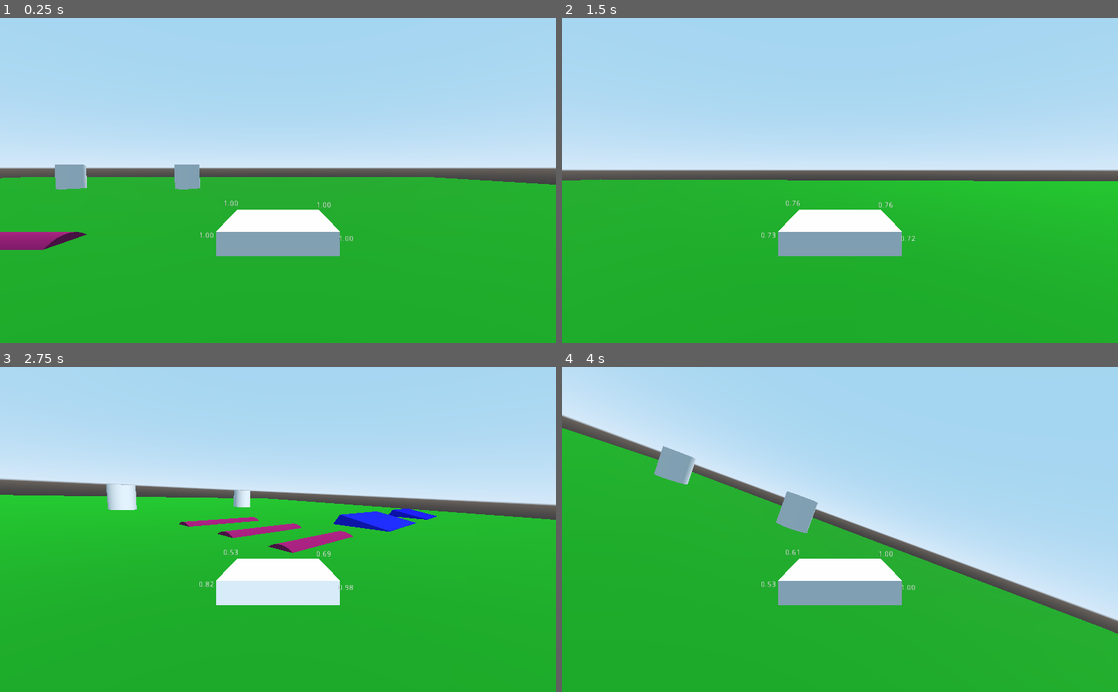
Above: before the commit, frames 1-4 (two rows, left to right).
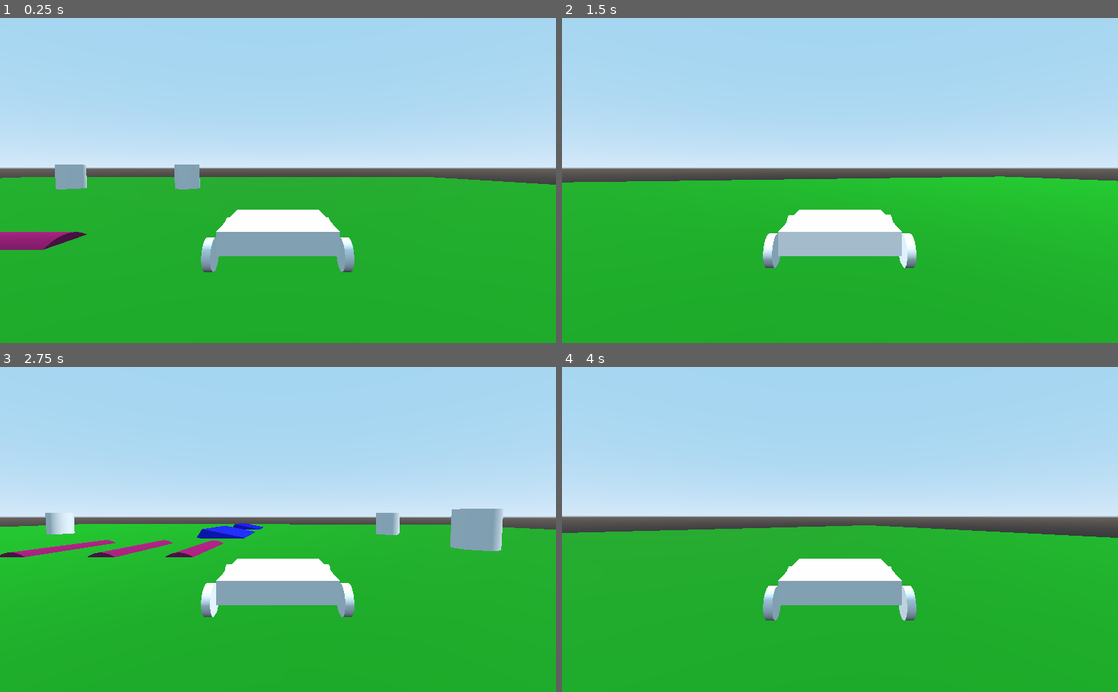
Above: after the commit, the same moments.

Repository: kirca/godot_vehicle_arcade
Game: Godot game, scene res://TestStage.tscn
Two runs of this game, one before a commit and one after it. Both use one fixed random seed, a clock stepped at 60 frames per second and the inputs below.
Inputs:
- Up to frame 1 (0.25 s): no input
- Up to frame 2 (1.5 s): hold Right (ui_right) 0.53-1.28 s; tap Space (ui_select) at 0.77 s; hold Down (ui_down) from 1.28 s (still down)
- Up to frame 3 (2.75 s): tap Space (ui_select) at 1.52 s; release Down (ui_down) at 2.03 s; hold Right (ui_right) from 2.03 s (still down)
- Up to frame 4 (4 s): release Right (ui_right) at 2.78 s; hold Up (ui_up) 2.78-3.53 s; tap Space (ui_select) at 3.02, 3.77 s; hold Left (ui_left) from 3.53 s (still down)

The runs differ from the first frame. In frame 1, 0.6% of the frame differs, in the area x 36-64%, y 56-79%; in frame 2, 3.9%; in frame 3, 15%; in frame 4, 25%, in the area x 0-100%, y 3-83%.

Commit message:
Wheels

Diff:
--- a/ArcadeVehicle.tscn
+++ b/ArcadeVehicle.tscn
@@ -6,6 +6,8 @@
 [sub_resource type="CubeMesh" id=1]
 
 [sub_resource type="BoxShape" id=2]
+
+[sub_resource type="CylinderMesh" id=3]
 
 [node name="ArcadeVehicle" type="RigidBody"]
 mass = 20.0
@@ -25,10 +27,11 @@
 [node name="FrontLeft" type="RayCast" parent="."]
 transform = Transform( 1, 0, 0, 0, 1, 0, 0, 0, 1, 0.8, 0, 0.8 )
 enabled = true
-cast_to = Vector3( 0, -0.5, 0 )
+cast_to = Vector3( 0, -0.6, 0 )
 script = ExtResource( 1 )
 
 [node name="Label" type="Label" parent="FrontLeft"]
+visible = false
 margin_left = 411.0
 margin_top = 336.0
 margin_right = 451.0
@@ -38,13 +41,19 @@
 "_edit_use_anchors_": false
 }
 
+[node name="Wheel" type="MeshInstance" parent="FrontLeft"]
+transform = Transform( -1.1714e-08, -0.0719002, 0, 0.283311, -4.61571e-08, 0, 0, 0, 0.283311, 0.351, -0.126, 0 )
+mesh = SubResource( 3 )
+material/0 = null
+
 [node name="FrontRight" type="RayCast" parent="."]
 transform = Transform( 1, 0, 0, 0, 1, 0, 0, 0, 1, -0.8, 0, 0.8 )
 enabled = true
-cast_to = Vector3( 0, -0.5, 0 )
+cast_to = Vector3( 0, -0.6, 0 )
 script = ExtResource( 1 )
 
 [node name="Label" type="Label" parent="FrontRight"]
+visible = false
 margin_left = 582.0
 margin_top = 339.0
 margin_right = 622.0
@@ -54,13 +63,19 @@
 "_edit_use_anchors_": false
 }
 
+[node name="Wheel" type="MeshInstance" parent="FrontRight"]
+transform = Transform( -1.1714e-08, -0.0719002, 0, 0.283311, -4.61571e-08, 0, 0, 0, 0.283311, -0.341527, -0.125906, 0.0188856 )
+mesh = SubResource( 3 )
+material/0 = null
+
 [node name="RearRight" type="RayCast" parent="."]
 transform = Transform( 1, 0, 0, 0, 1, 0, 0, 0, 1, -0.8, 0, -0.8 )
 enabled = true
-cast_to = Vector3( 0, -0.5, 0 )
+cast_to = Vector3( 0, -0.6, 0 )
 script = ExtResource( 1 )
 
 [node name="Label" type="Label" parent="RearRight"]
+visible = false
 margin_left = 623.0
 margin_top = 401.0
 margin_right = 663.0
@@ -70,13 +85,19 @@
 "_edit_use_anchors_": false
 }
 
+[node name="Wheel" type="MeshInstance" parent="RearRight"]
+transform = Transform( -1.1714e-08, -0.0719002, 0, 0.283311, -4.61571e-08, 0, 0, 0, 0.283311, -0.341527, -0.125906, 0.00739813 )
+mesh = SubResource( 3 )
+material/0 = null
+
 [node name="RearLeft" type="RayCast" parent="."]
 transform = Transform( 1, 0, 0, 0, 1, 0, 0, 0, 1, 0.8, 0, -0.8 )
 enabled = true
-cast_to = Vector3( 0, -0.5, 0 )
+cast_to = Vector3( 0, -0.6, 0 )
 script = ExtResource( 1 )
 
 [node name="Label" type="Label" parent="RearLeft"]
+visible = false
 margin_left = 366.0
 margin_top = 395.0
 margin_right = 406.0
@@ -85,3 +106,8 @@
 __meta__ = {
 "_edit_use_anchors_": false
 }
+
+[node name="Wheel" type="MeshInstance" parent="RearLeft"]
+transform = Transform( -1.1714e-08, -0.0719002, 0, 0.283311, -4.61571e-08, 0, 0, 0, 0.283311, 0.351436, -0.125906, 0.00739813 )
+mesh = SubResource( 3 )
+material/0 = null
--- a/suspension.gd
+++ b/suspension.gd
@@ -1,6 +1,7 @@
 extends RayCast
 
 onready var vehicle := get_parent()
+const wheel_rest_height := -0.25
 
 func _physics_process(delta):
 	var origin = global_transform.origin
@@ -16,4 +17,5 @@
 		force = force * vehicle.mass * delta
 		var force_pos = global_transform.origin - vehicle.global_transform.origin
 		vehicle.add_force(force * collision_normal, force_pos)
+	$Wheel.translation.y = wheel_rest_height * compression_rate
 	$Label.text = "%.2f" % compression_rate
Not shown: 1 places in ArcadeVehicle.tscn that only renumber resources
